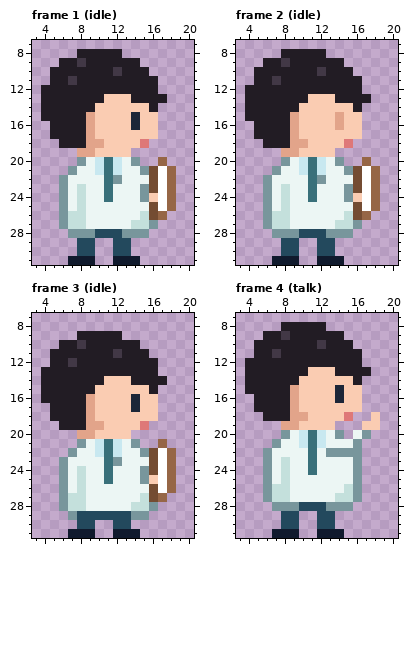
Edited in one commit: pixel-art file (Assets/Animations/Story/Doctor.aseprite). The first picture shows the starting point.
24x32 pixels, 7 frames. Shown: frame 1 (idle): x 3..20, y 7..31; frame 2 (idle): x 3..20, y 7..31; frame 3 (idle): x 3..20, y 7..31; frame 4 (talk): x 3..20, y 7..31. The commit also changed other frames, which this record leaves out.
The result:
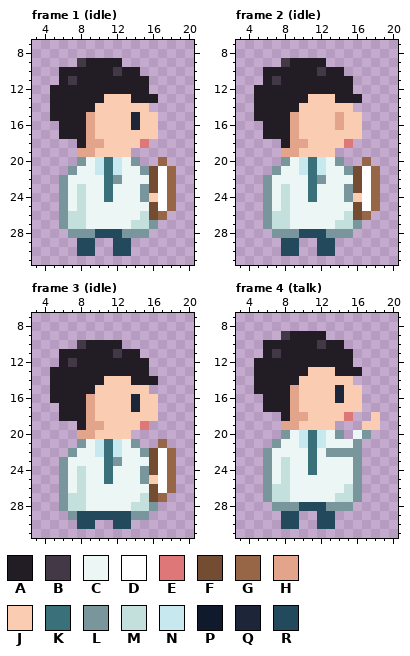
Palette (. is transparent): A #221c24  B #423846  C #ecf6f4  D #ffffff  E #de7878  F #744c32  G #966646  H #e2a48a  J #faccb2  K #39707a  L #78969c  M #c4e0dc  N #c8e8f0  P #101a2d  Q #1c2638  R #23495d
The edit:
Changed rows in their new state; - is an unchanged pixel.
Frame 1 (idle):
first column x 4:
 8 ----.....-----
 9 --..-----..---
10 -.---------.--
11 -.----------.-
12 .-----------.-
13 .------------.
14 .-----------.-
15 .-------------
16 -.------------
17 -.------------
18 --..----------
first column x 7:
31 ...--...
Frame 2 (idle): the same change as frame 1 (idle)
Frame 3 (idle):
first column x 4:
 9 ----.....-----
10 --..-----..---
11 -.---------.--
12 -.----------.-
13 .-----------.-
14 .------------.
15 .-----------.-
16 .-------------
17 -.------------
18 -.------------
19 --..----------
first column x 7:
31 ...--...
Frame 4 (talk): the same change as frame 1 (idle)
